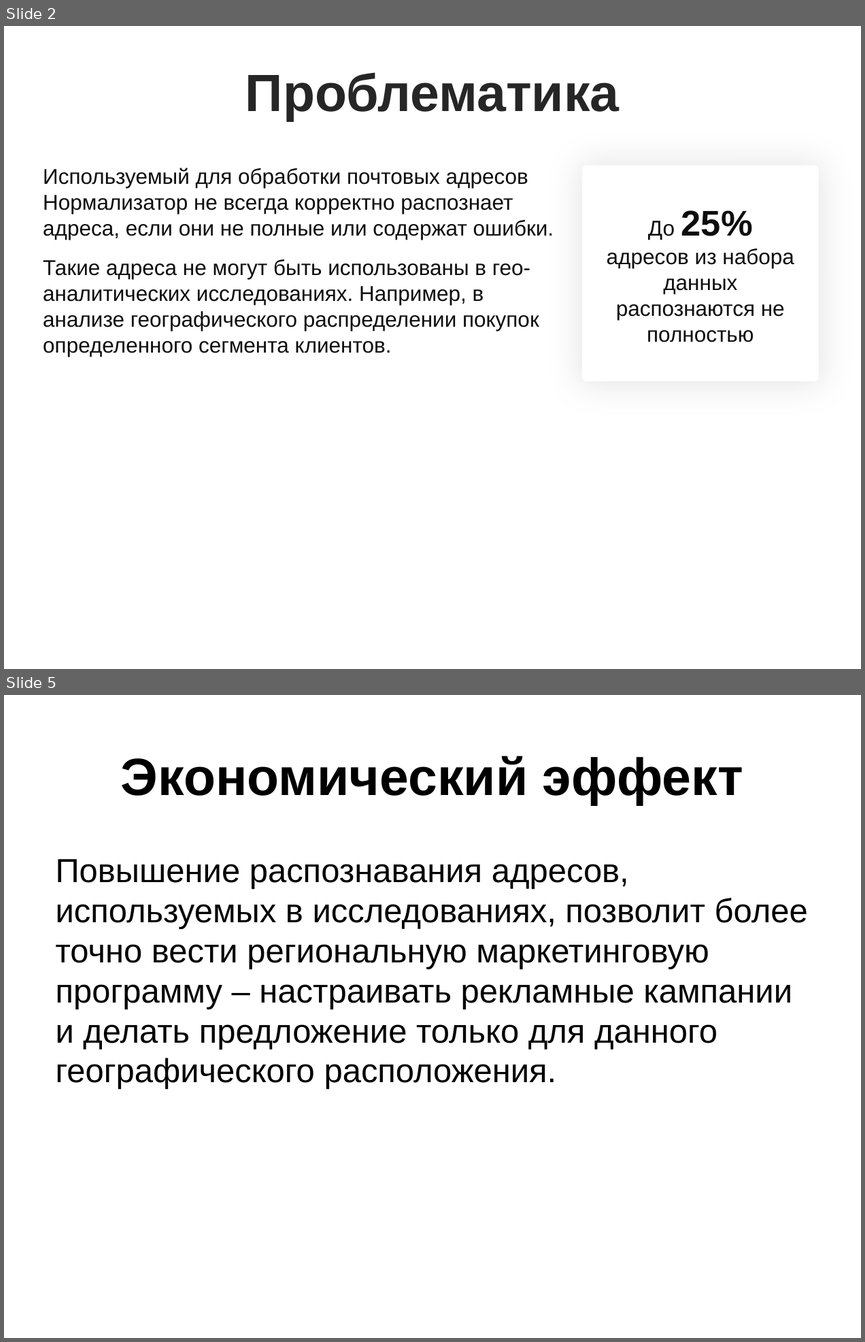
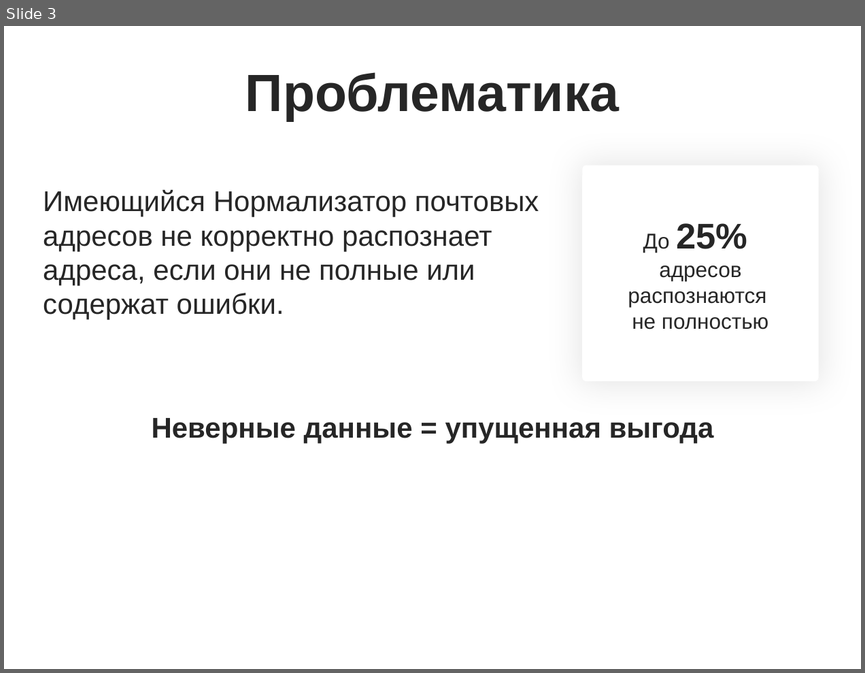
Before and after one commit to novaesolis/address-normalizer, a slide deck: presentation/Nova solis.pptx. Shown one above the other, each under a label of ours: slides 2 and 5 before the commit, slide 3 after it; the slides between them are not shown. The pictures are 865x1342 and 865x673 pixels, drawn with LibreOffice and Linux fonts; fonts in the diff are those of the drawing; background and template pictures are left out. Boxes give left, top, right and bottom in pixels: in the first picture for what was removed or moved away, otherwise in the second. Text is boxed around its words. In the diff, an @@ line names an element or a change of style, - is before the commit and + after.

```diff
--- a/presentation/Nova solis.pptx
+++ b/presentation/Nova solis.pptx
@@ slide 5 removed at box(4, 695, 861, 1338), background picture (left out) @@
@@ title removed at box(121, 756, 743, 805) @@
-Экономический эффект
@@ text removed at box(56, 859, 808, 1089) @@
-Повышение распознавания адресов, используемых в исследованиях, позволит более точно вести региональную маркетинговую программу – настраивать рекламные кампании и делать предложение только для данного географического расположения.
@@ what was slide 2 is now slide 3 @@
@@ slide 3 changed as well @@
@@ text at box(43, 189, 539, 320): text changed; size 18 to 24 pt; text colour #0D0D0D to #262626 @@
-Используемый для обработки почтовых адресов Нормализатор не всегда корректно распознает адреса, если они не полные или содержат ошибки.
-Такие адреса не могут быть использованы в гео-аналитических исследованиях. Например, в анализе географического распределении покупок определенного сегмента клиентов.
+Имеющийся Нормализатор почтовых адресов не корректно распознает адреса, если они не полные или содержат ошибки.
@@ text in rounded rectangle at box(643, 233, 670, 252): text colour #0D0D0D to #262626 in "До 25%" @@
@@ text in rounded rectangle at box(628, 265, 768, 329): text changed; text colour #0D0D0D to #262626 @@
-адресов из набора данных распознаются не полностью
+адресов распознаются
+не полностью
@@ text added at box(152, 418, 714, 444), 24 pt, text #262626, bold @@
+Неверные данные = упущенная выгода
```
Also in this commit, not shown: 2 other slides changed, 3 slides added, 2 other slides removed.
